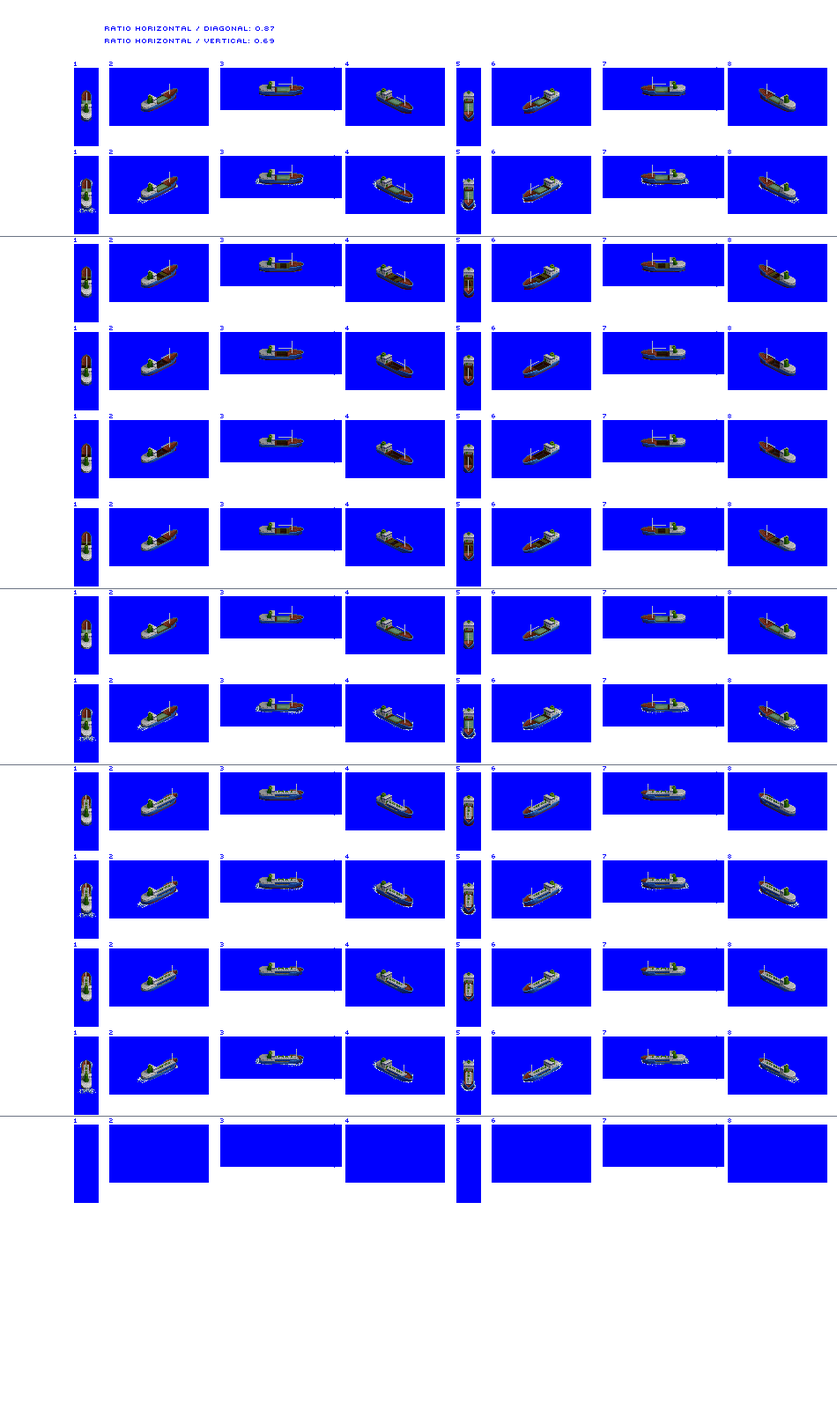
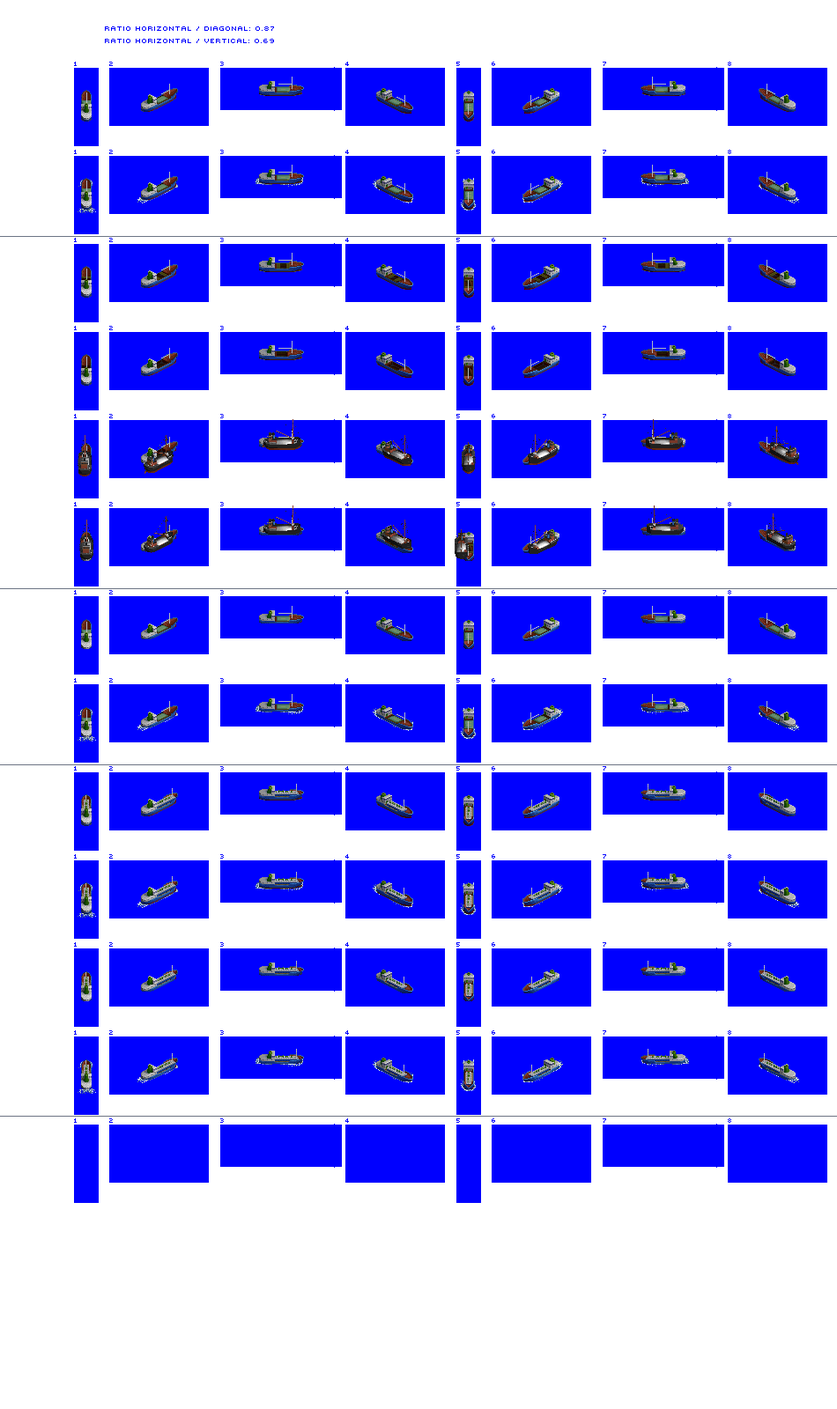
The second 837×1409 image is a revision of the first. Changes to its layers:
added layer "Layer 16" above "Layer 15" over [766, 513, 796, 550]
added layer "Layer 15" above "Layer 14" over [527, 525, 558, 555]
added layer "Layer 14" above "Layer 13" over [454, 529, 469, 560]
added layer "Layer 13" above "Layer 12" over [382, 519, 412, 550]
added layer "Layer 12" above "Layer 11" over [262, 505, 301, 535]
added layer "Layer 11" above "Layer 10" over [143, 516, 174, 554]
added layer "Layer 10" above "Layer 9" over [79, 519, 94, 560]
added layer "Layer 9" above "Layer 8" over [646, 505, 684, 535]
added layer "Layer 8" above "Layer 7" over [769, 426, 799, 466]
added layer "Layer 7" above "Layer 6" over [645, 419, 684, 451]
added layer "Layer 6" above "Layer 5" over [527, 434, 558, 466]
added layer "Layer 5" above "Layer 4" over [461, 442, 476, 474]
added layer "Layer 4" above "Layer 3" over [382, 435, 412, 466]
added layer "Layer 3" above "Layer 2" over [262, 419, 301, 451]
added layer "Layer 2" above "Layer 1" over [143, 435, 174, 474]
added layer "Layer 1" above "greeble" over [77, 435, 92, 477]
